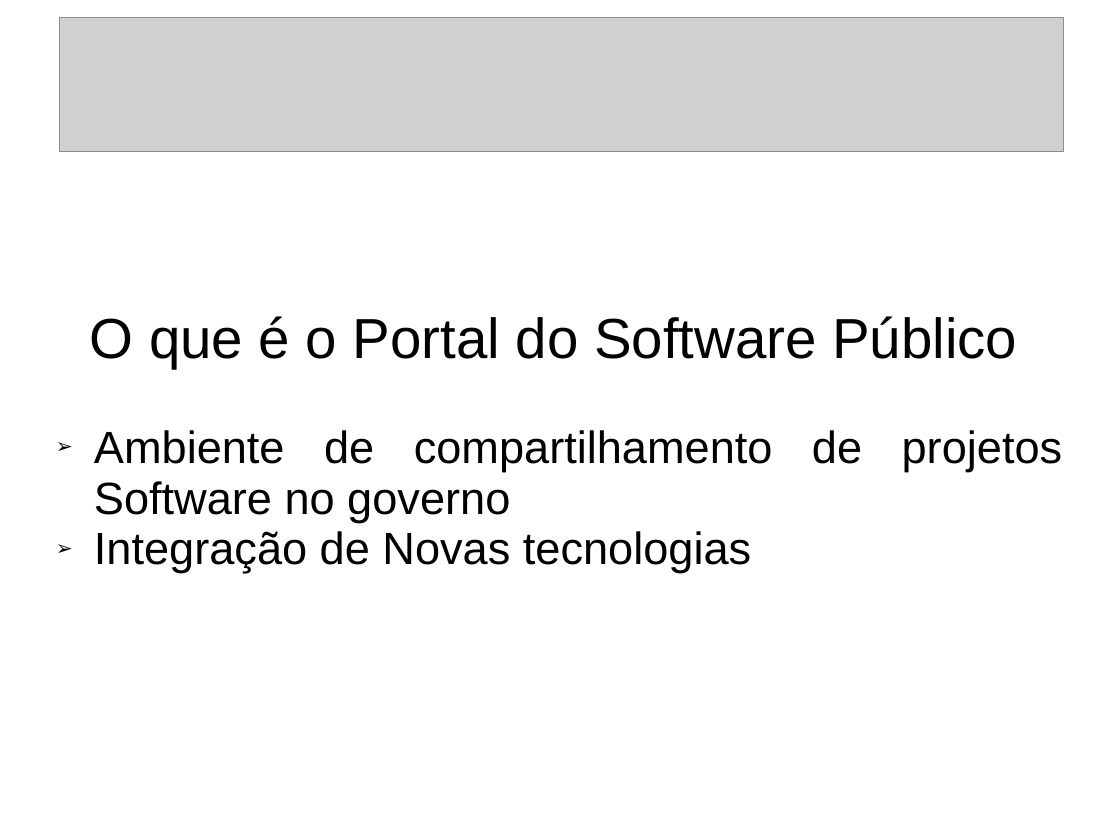
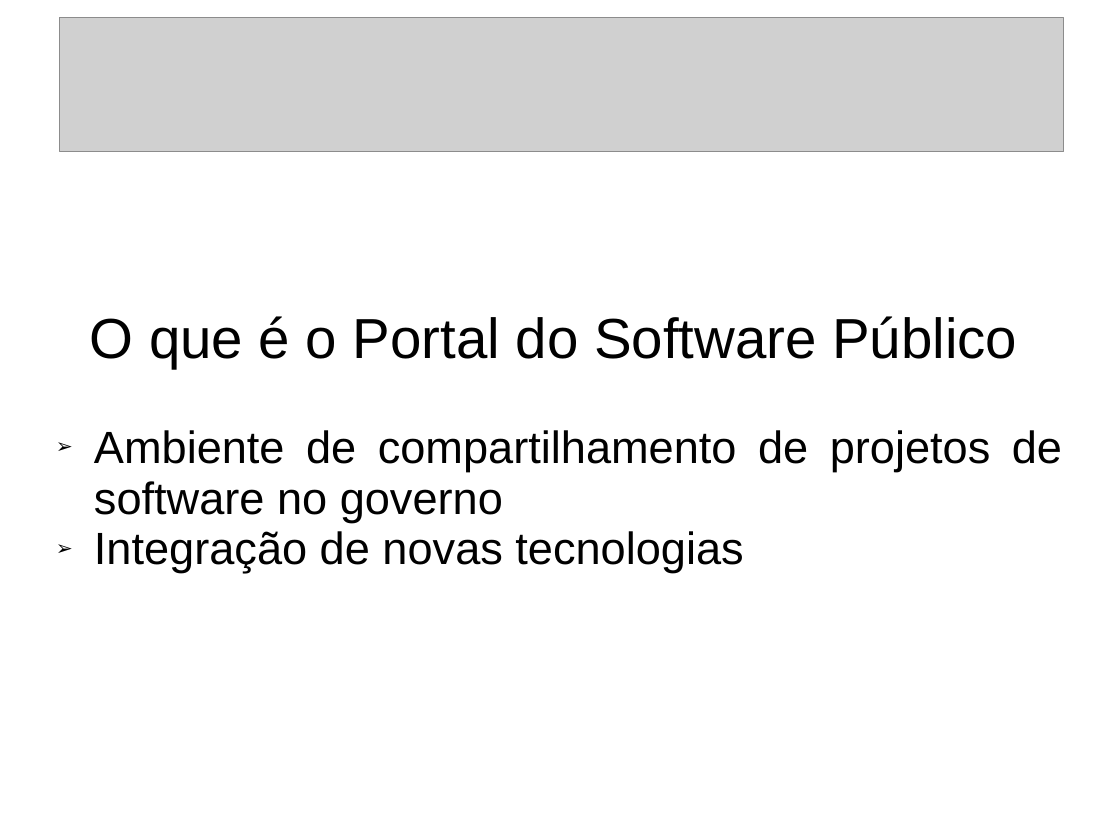
Before and after one commit to camilaferreira251/artigoFESS2014, a slide deck: slide 2 of Apresentacaoposter.odp. Drawn at 1120x840 pixels with LibreOffice and Linux fonts; fonts in the diff are those of the drawing; grey boxes stand for pictures. Boxes give left, top, right and bottom in pixels: in the first picture for what was removed or moved away, otherwise in the second. Text is boxed around its words. In the diff, an @@ line names an element or a change of style, - is before the commit and + after.

Commit message:
revisao slides poster

```diff
--- a/Apresentacaoposter.odp
+++ b/Apresentacaoposter.odp
@@ subtitle at (x1=94, y1=430, x2=1062, y2=573): text changed @@
-  ➢ Ambiente de compartilhamento de projetos Software no governo
-  ➢ Integração de Novas tecnologias
+  ➢ Ambiente de compartilhamento de projetos de software no governo
+  ➢ Integração de novas tecnologias
```
